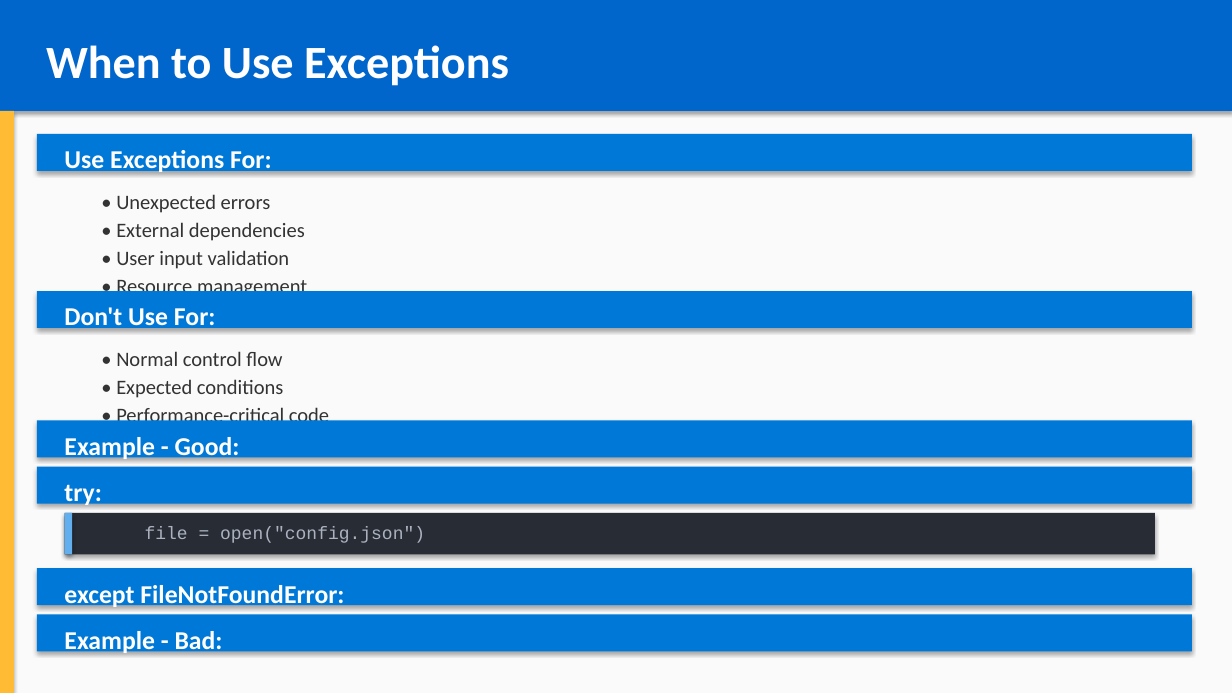
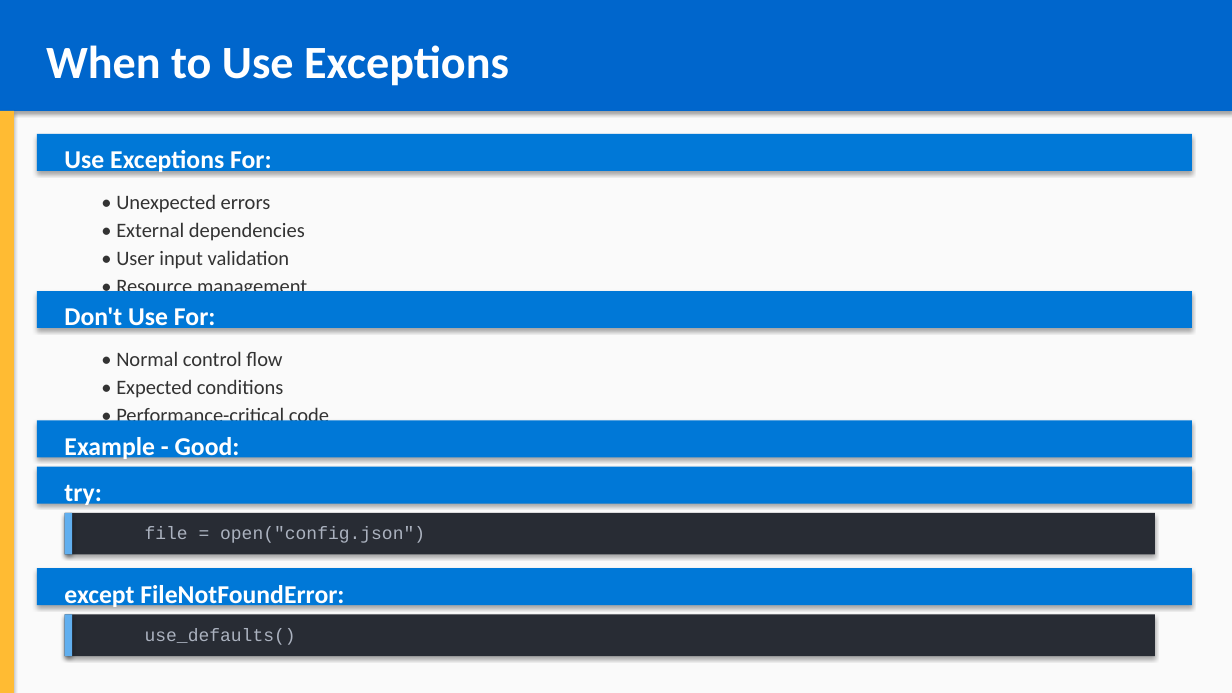
Before and after one commit to YouROS12/courses, a slide deck: slide 21 of python_course/chapter_10_error_handling/error_handling.pptx (slide 13 before the commit). Drawn at 1232x693 pixels with LibreOffice and Linux fonts; fonts in the diff are those of the drawing. Boxes give left, top, right and bottom in pixels: in the first picture for what was removed or moved away, otherwise in the second. Text is boxed around its words. In the diff, an @@ line names an element or a change of style, - is before the commit and + after.

```diff
--- a/python_course/chapter_10_error_handling/error_handling.pptx
+++ b/python_course/chapter_10_error_handling/error_handling.pptx
@@ rectangle: place and size @@
-rectangle at (37,615,1192,652)
+rectangle at (65,615,1155,656)
@@ rectangle at (65,615,1155,656): fill #0078D7 to #282C34 @@
@@ rectangle added at (65,615,72,656), fill #61AFEF @@
@@ text added at (145,629,296,645), 14 pt, text #ABB2BF @@
+use_defaults()
@@ text removed at (64,631,223,655) @@
-Example - Bad:
```
Also in this commit, not shown: 10 other slides changed, 10 slides added, 1 slide removed, 10 other files.
